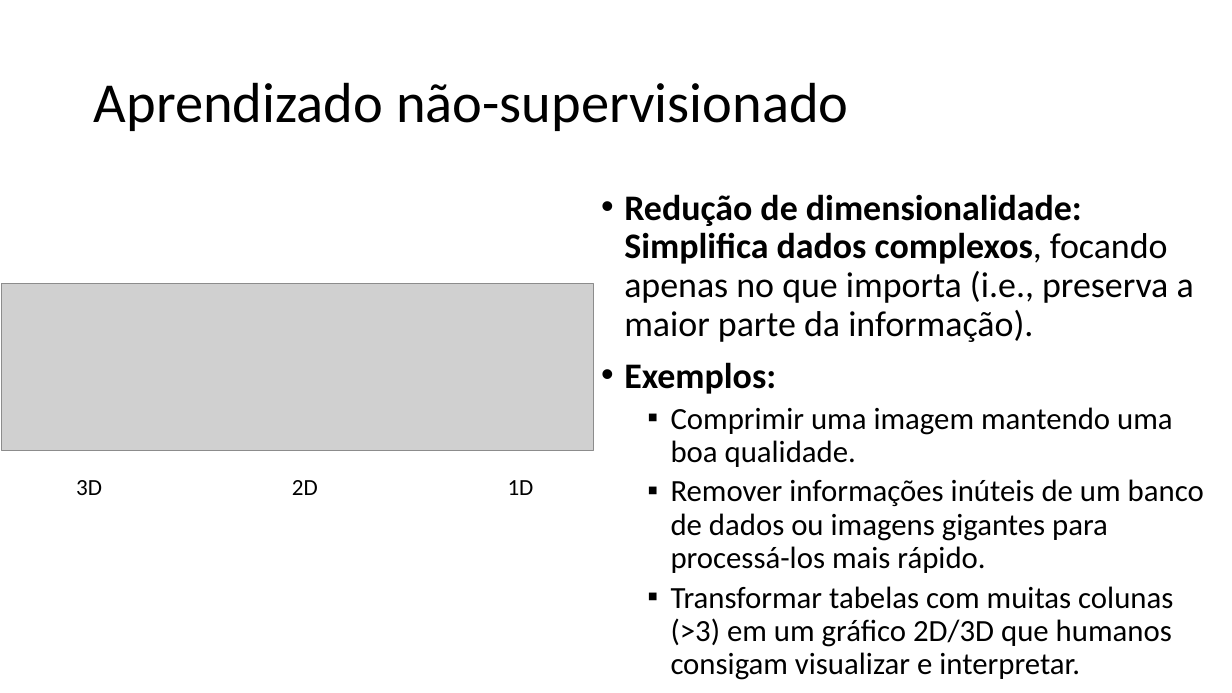
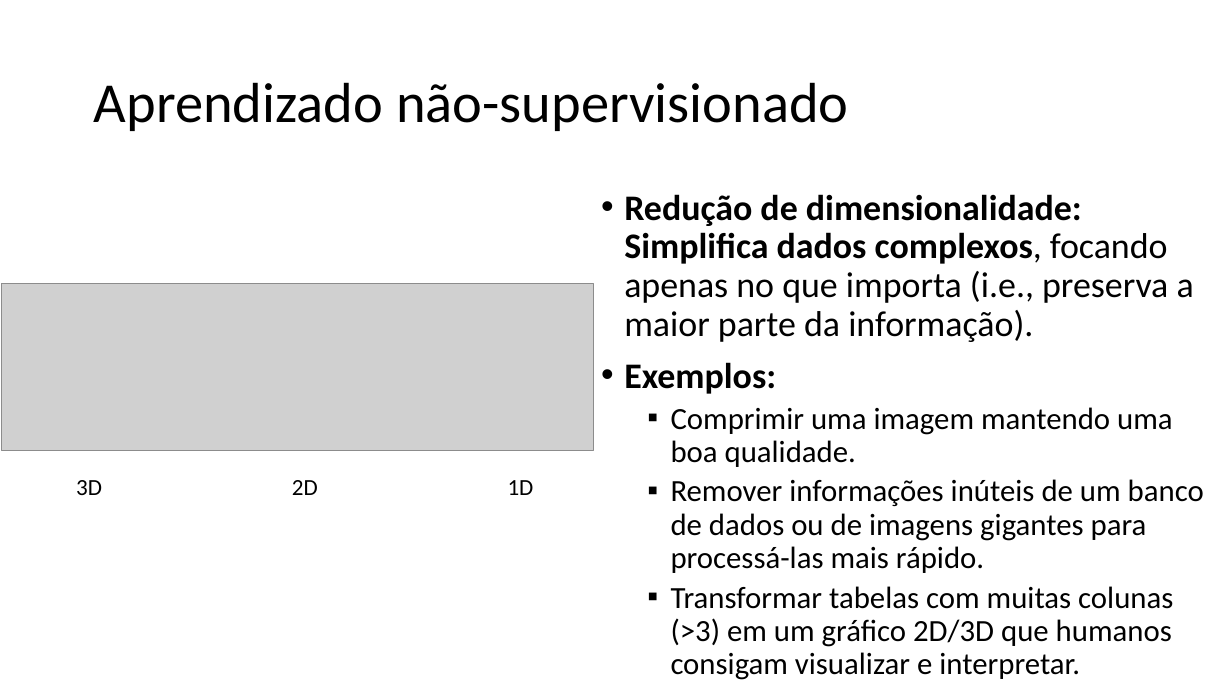
Before and after one commit to zz4fap/c24_inteligencia_artificial, a slide deck: slide 31 of slides/C24_Paradigmas.pptx. Drawn at 1232x693 pixels with LibreOffice and Linux fonts; fonts in the diff are those of the drawing; grey boxes stand for pictures. Boxes give left, top, right and bottom in pixels: in the first picture for what was removed or moved away, otherwise in the second. Text is boxed around its words. In the diff, an @@ line names an element or a change of style, - is before the commit and + after.

```diff
--- a/slides/C24_Paradigmas.pptx
+++ b/slides/C24_Paradigmas.pptx
@@ text at bbox=[671, 479, 1204, 573]: text changed @@
-  ▪ Remover informações inúteis de um banco de dados ou imagens gigantes para processá-los mais rápido.
+  ▪ Remover informações inúteis de um banco de dados ou de imagens gigantes para processá-las mais rápido.
```
Also in this commit, not shown: 5 other slides changed, 1 other file.
